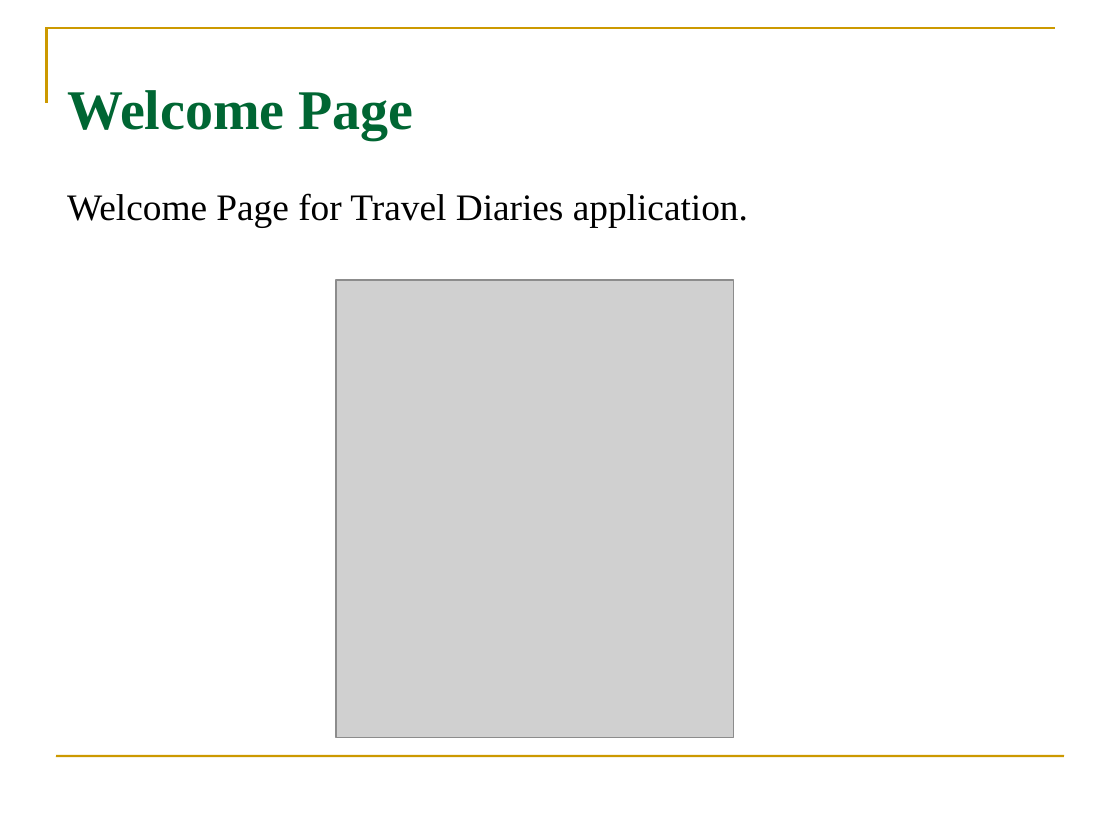
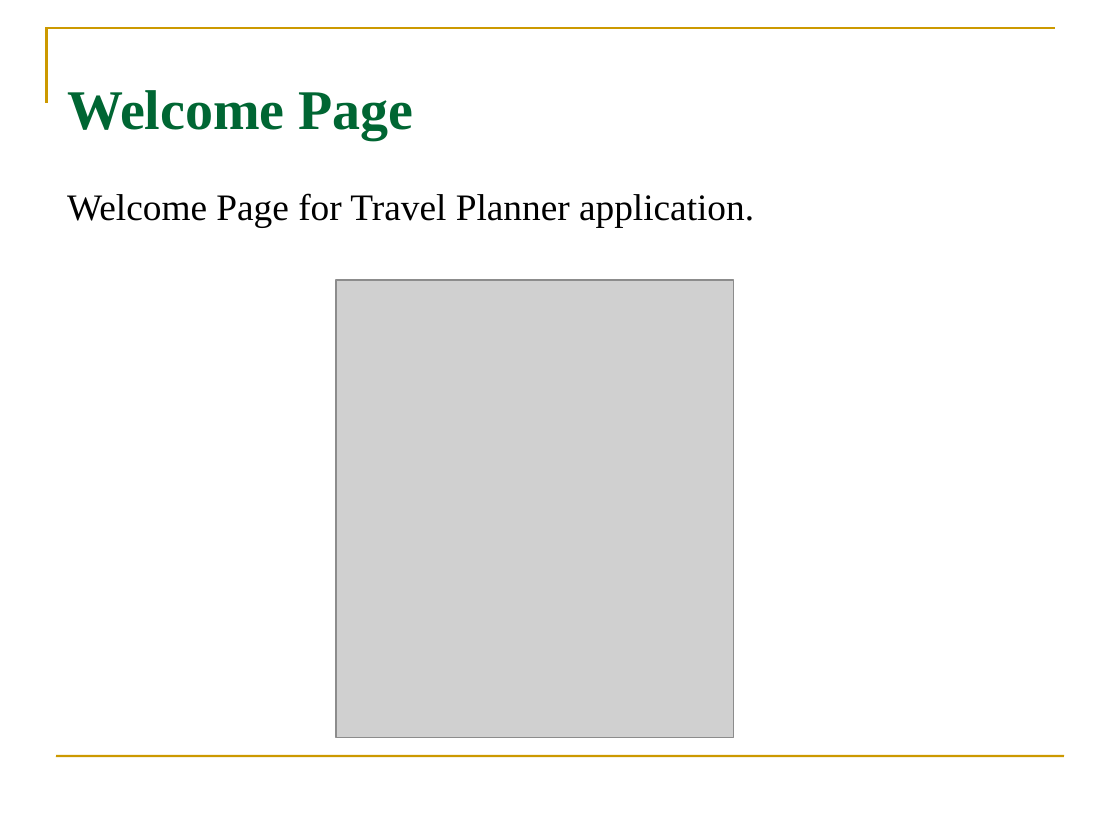
Before and after one commit to pavaniboya/TRIP-PLANNER, a slide deck: slide 10 of FINAL REVIEW.pptx (slide 9 before the commit). Drawn at 1120x840 pixels with LibreOffice and Linux fonts; fonts in the diff are those of the drawing; grey boxes stand for pictures; background and template pictures are left out. Boxes give left, top, right and bottom in pixels: in the first picture for what was removed or moved away, otherwise in the second. Text is boxed around its words. In the diff, an @@ line names an element or a change of style, - is before the commit and + after.

```diff
--- a/FINAL REVIEW.pptx
+++ b/FINAL REVIEW.pptx
@@ text at box(67, 193, 754, 227): text changed @@
-Welcome Page for Travel Diaries application.
+Welcome Page for Travel Planner application.
```
Also in this commit, not shown: 7 other slides changed, 1 slide added.
